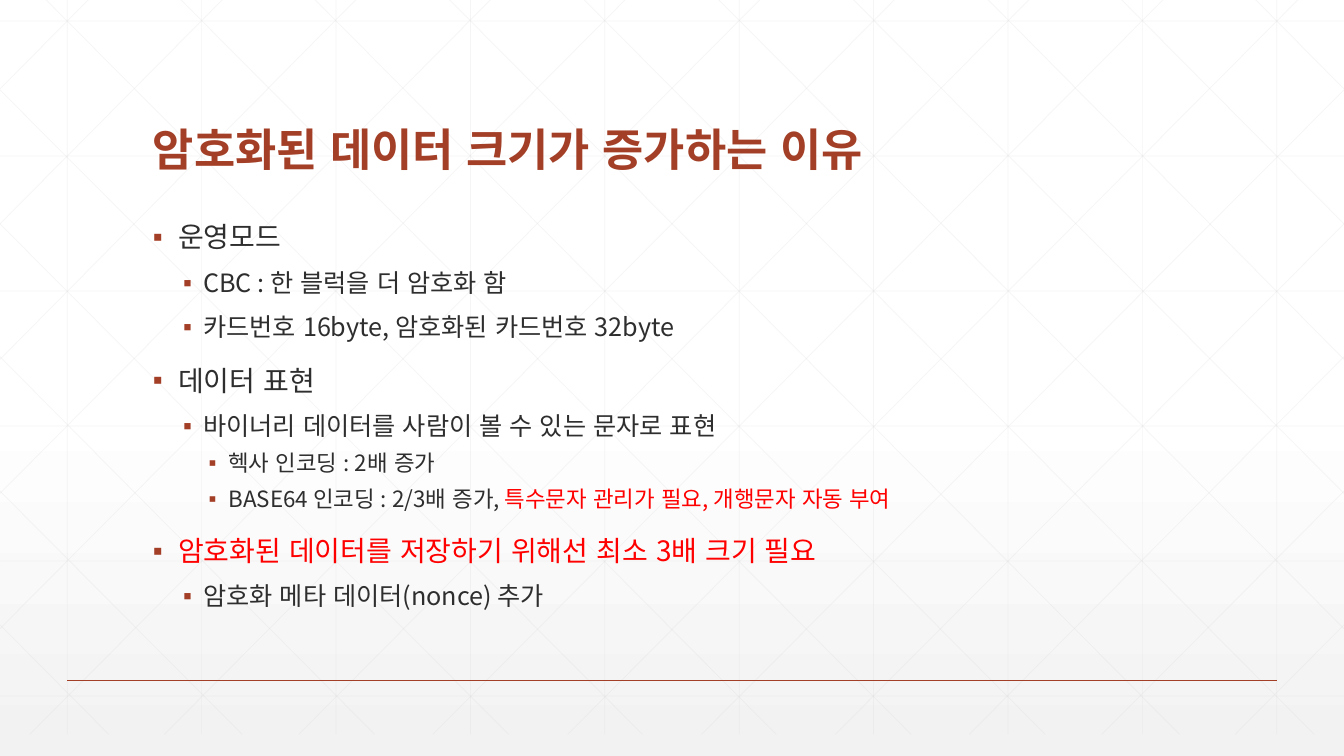
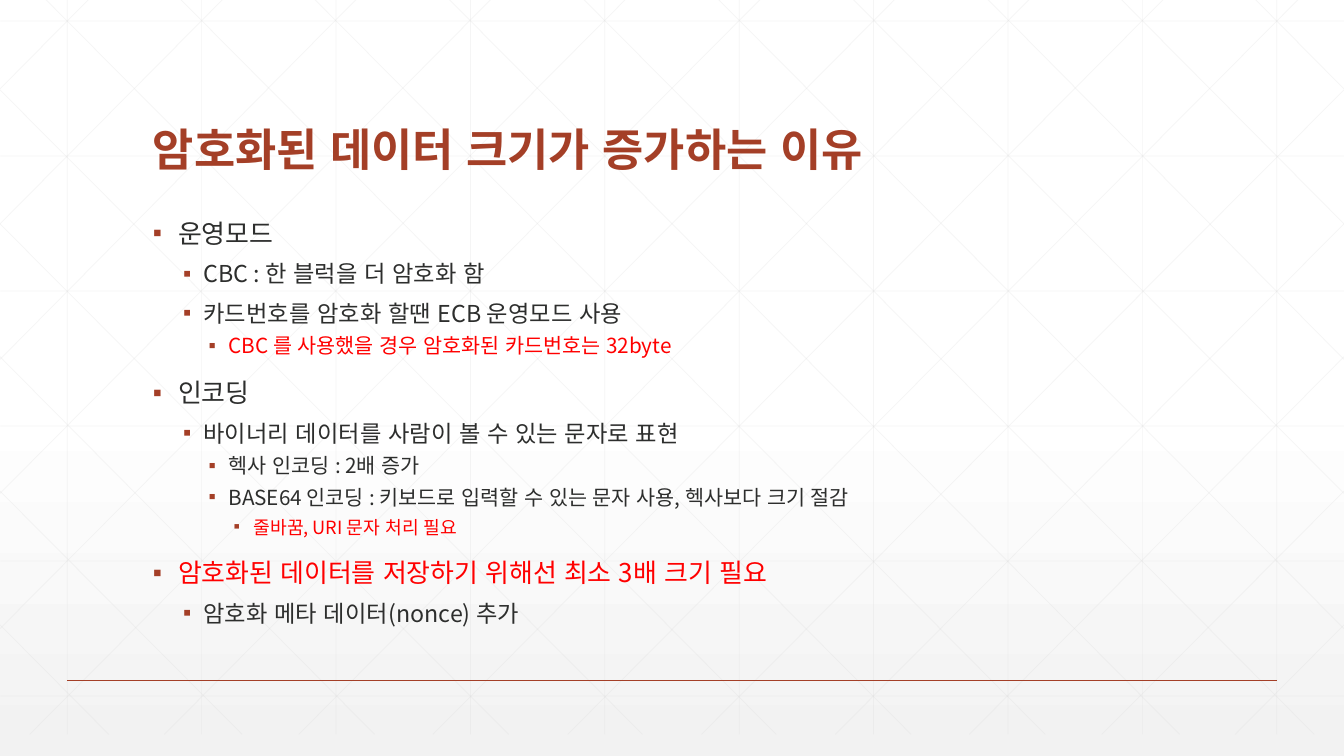
Before and after one commit to zeroshift01/code5, a slide deck: slide 4 of inflearn06/doc/6.(심화)한줄문장이암호화되는과정.pptx (slide 3 before the commit). Drawn at 1344x756 pixels with LibreOffice and Linux fonts; fonts in the diff are those of the drawing. Boxes give left, top, right and bottom in pixels: in the first picture for what was removed or moved away, otherwise in the second. Text is boxed around its words. In the diff, an @@ line names an element or a change of style, - is before the commit and + after.

```diff
--- a/inflearn06/doc/6.(심화)한줄문장이암호화되는과정.pptx
+++ b/inflearn06/doc/6.(심화)한줄문장이암호화되는과정.pptx
@@ text at (178,221,767,627): size 20 to 18.5 pt in "운영모드", "암호화된 데이터를 저장하기 위해선 최소 3배 크기 ..."; size 18 to 16.6 pt in "CBC : 한 블럭을 더 암호화 함", "바이너리 데이터를 사람이 볼 수 있는 문자로 ...", "암호화 메타 데이터(nonce) 추가"; size 16 to 14.8 pt in "헥사 인코딩 : 2배 증가"; line spacing 0.9 to 0.8 @@
@@ text at (178,302,671,404): text changed; size 18 to 14.8 pt; text colour #2D2E2D to #FF0000 @@
-  ▪ 카드번호 16byte, 암호화된 카드번호 32byte
-▪ 데이터 표현
+  ▪ 카드번호를 암호화 할땐 ECB 운영모드 사용
+    ▪ CBC 를 사용했을 경우 암호화된 카드번호는 32byte
+▪ 인코딩
@@ text at (228,487,849,538): text changed; size 16 to 14.8 pt; text colour #FF0000 to #2D2E2D @@
-    ▪ BASE64 인코딩 : 2/3배 증가, 특수문자 관리가 필요, 개행문자 자동 부여
+    ▪ BASE64 인코딩 : 키보드로 입력할 수 있는 문자 사용, 헥사보다 크기 절감
+      ▪ 줄바꿈, URI 문자 처리 필요
```
Also in this commit, not shown: 2 other slides changed, 1 slide added, 46 other files.
